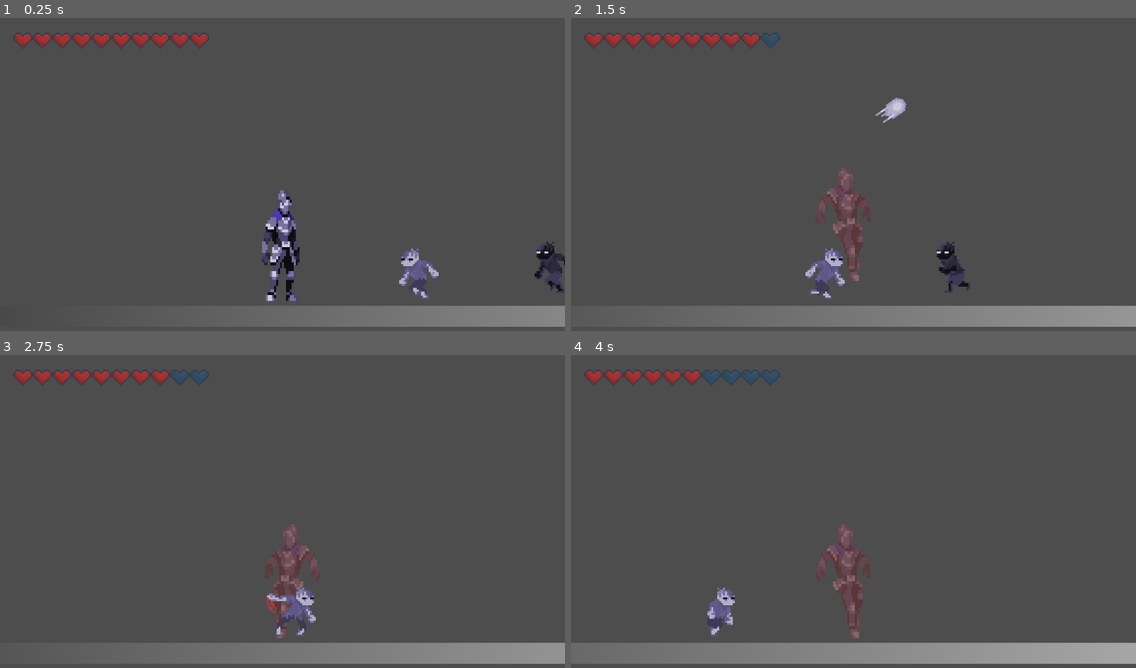
Above: before the commit, frames 1-4 (two rows, left to right).
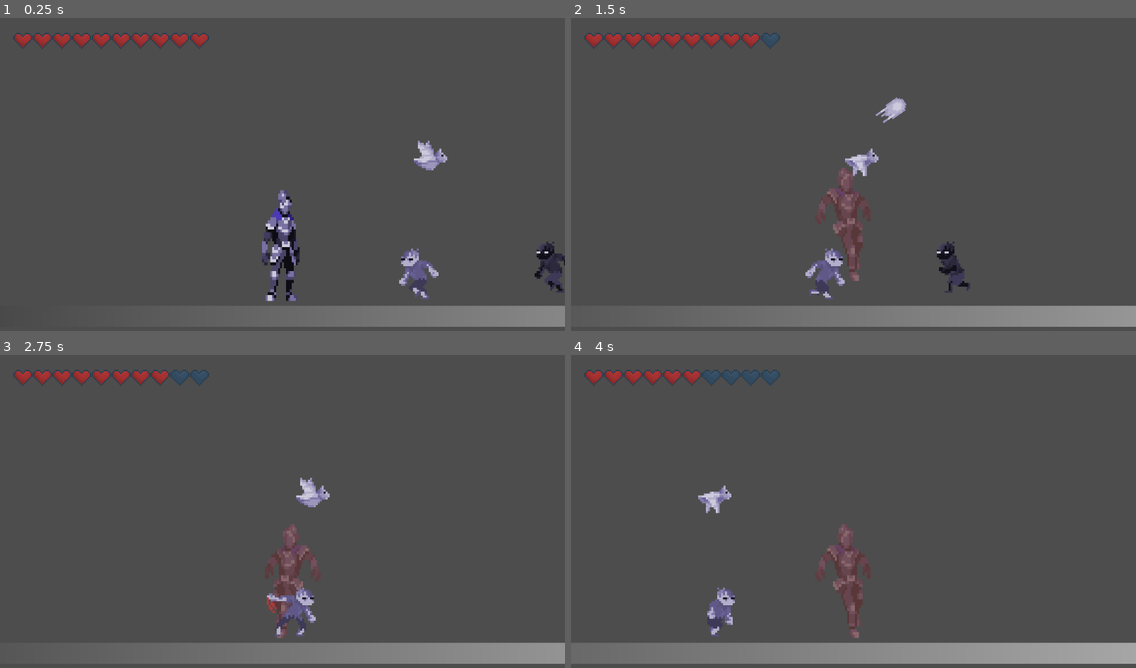
Above: after the commit, the same moments.

Repository: hugoc7/AbyssGameJam
Game: Godot game, scene res://levels/hugo.tscn
Two runs of this game, one before a commit and one after it. Both use one fixed random seed, a clock stepped at 60 frames per second and the inputs below. This scene is started directly instead of the project's main scene.
Inputs (mouse positions are in pixels of both pictures, inside the frame that each line leads up to):
- Up to frame 1 (0.25 s): no input
- Up to frame 2 (1.5 s): move the mouse to (977, 161) at 0.52 s; hold Right mouse button (attack_range) 0.53-1.28 s; hold D (move_right) from 0.53 s (still down); tap W (jump) at 0.77 s; move the mouse to (740, 193) at 1.27 s; click (740, 193) at 1.35 s
- Up to frame 3 (2.75 s): tap W (jump) at 1.52 s; move the mouse to (339, 442) at 2.02 s; release D (move_right) at 2.03 s; hold A (move_left) from 2.03 s (still down); tap Space (switch_level_color) at 2.1 s
- Up to frame 4 (4 s): move the mouse to (825, 577) at 2.77 s; release A (move_left) at 2.78 s; hold D (move_right) from 2.78 s (still down); right-click (825, 577) at 2.85 s; tap W (jump) at 3.02, 3.77 s; move the mouse to (1023, 561) at 3.52 s; press the mouse at (1023, 561) at 3.53 s

The runs differ from the first frame. In frame 1, 0.3% of the frame differs, in the area x 73-80%, y 39-49%; in frame 2, 0.3%; in frame 3, 0.3%; in frame 4, 0.3%.

Commit message:
stop log spam in player

Diff:
--- a/levels/hugo.tscn
+++ b/levels/hugo.tscn
@@ -6,6 +6,7 @@
 [ext_resource type="PackedScene" uid="uid://ck8o5v52wgvf6" path="res://player/player.tscn" id="5_d21w1"]
 [ext_resource type="PackedScene" uid="uid://cbe8prr8x1r0m" path="res://enemy/contact/enemy_contact.tscn" id="6_l8te7"]
 [ext_resource type="PackedScene" uid="uid://85ag7xxy5r67" path="res://hud/hud.tscn" id="7_pvkj3"]
+[ext_resource type="PackedScene" uid="uid://dkdfa3qyl3g7c" path="res://enemy/bat/enemy_bat.tscn" id="8_kusof"]
 [ext_resource type="Script" path="res://camera/camera.gd" id="8_s1ufl"]
 
 [sub_resource type="RectangleShape2D" id="RectangleShape2D_w26nm"]
@@ -68,4 +69,7 @@
 script = ExtResource("8_s1ufl")
 target = NodePath("../Player")
 
+[node name="EnemyBat" parent="." instance=ExtResource("8_kusof")]
+position = Vector2(440, 299)
+
 [connection signal="life_changed" from="Player" to="HUD" method="_on_player_life_changed"]
--- a/player/player.gd
+++ b/player/player.gd
@@ -96,7 +96,6 @@
 	else:
 		velocity.x = move_toward(velocity.x, 0, speed)
 
-	print_debug("velocity:", velocity.x)
 	update_player_state(is_on_floor(), direction, velocity.x)
 
 	move_and_slide()
Not shown: 1 places in levels/hugo.tscn that only renumber resources
